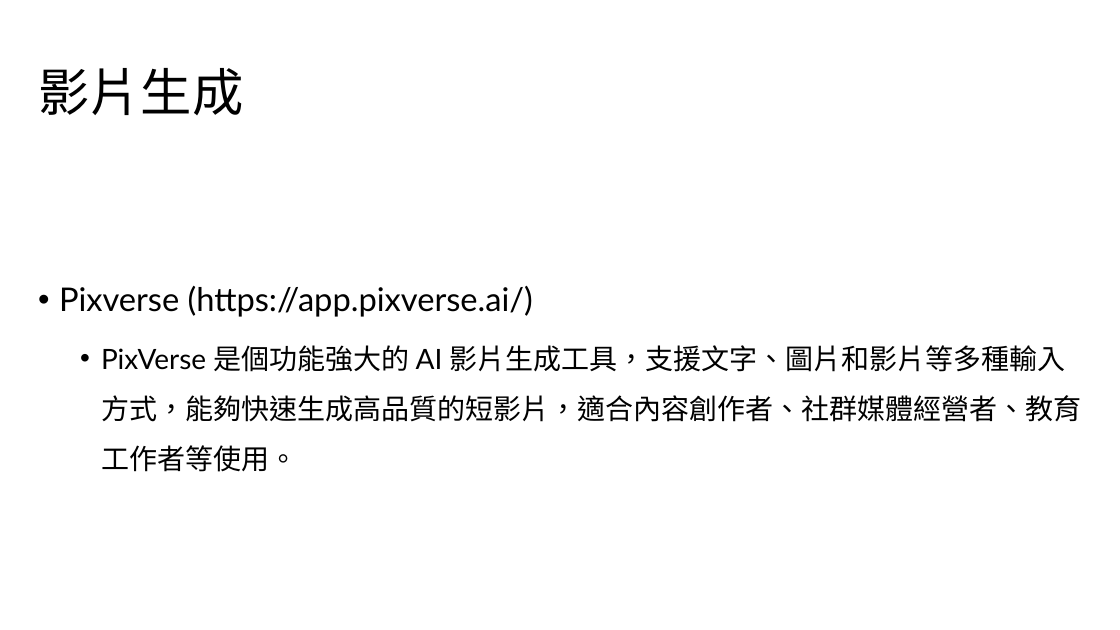
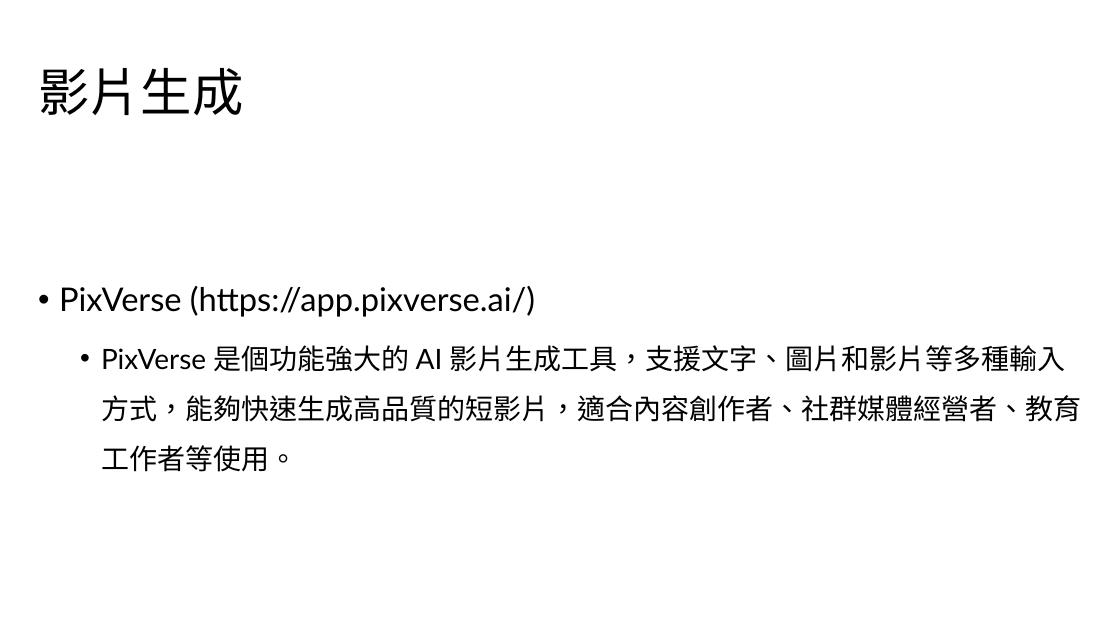
Before and after one commit to hsuancheyang/AI_Colab, a slide deck: slide 13 of Lectures/20250717 假伯濕還是喬治汝卡濕/20250717 假伯濕還是喬治汝卡濕.pptx. Drawn at 1120x630 pixels with LibreOffice and Linux fonts; fonts in the diff are those of the drawing; background and template pictures are left out. Boxes give left, top, right and bottom in pixels: in the first picture for what was removed or moved away, otherwise in the second. Text is boxed around its words. In the diff, an @@ line names an element or a change of style, - is before the commit and + after.

```diff
--- a/Lectures/20250717 假伯濕還是喬治汝卡濕/20250717 假伯濕還是喬治汝卡濕.pptx
+++ b/Lectures/20250717 假伯濕還是喬治汝卡濕/20250717 假伯濕還是喬治汝卡濕.pptx
@@ text at [59, 286, 535, 317]: text changed @@
-• Pixverse (https://app.pixverse.ai/)
+• PixVerse (https://app.pixverse.ai/)
```
Also in this commit, not shown: 1 other slide changed, 2 other files.
